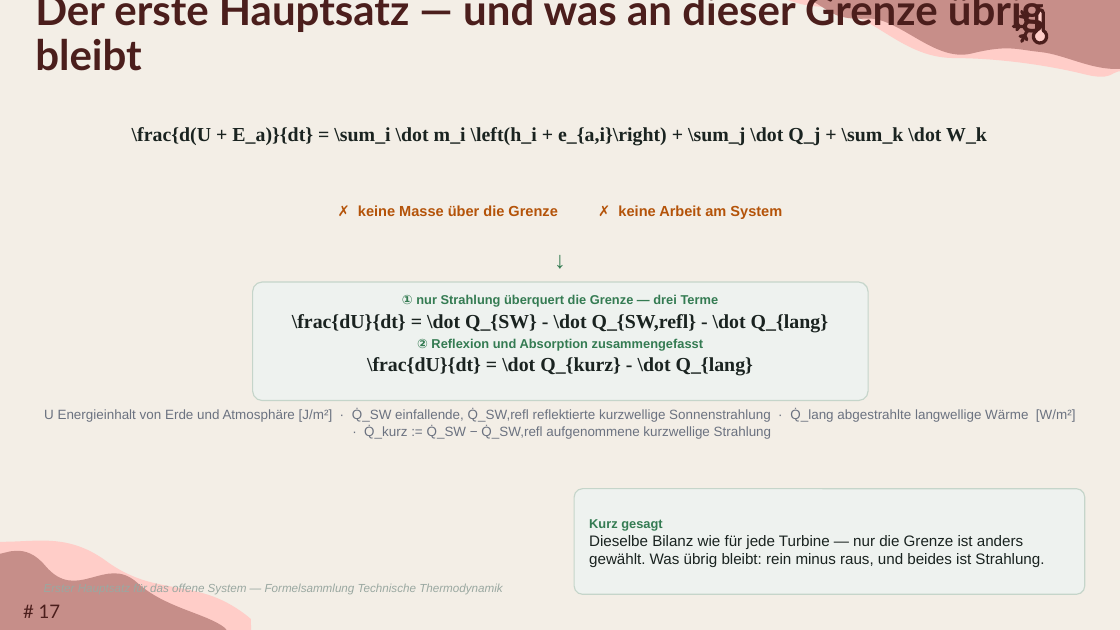
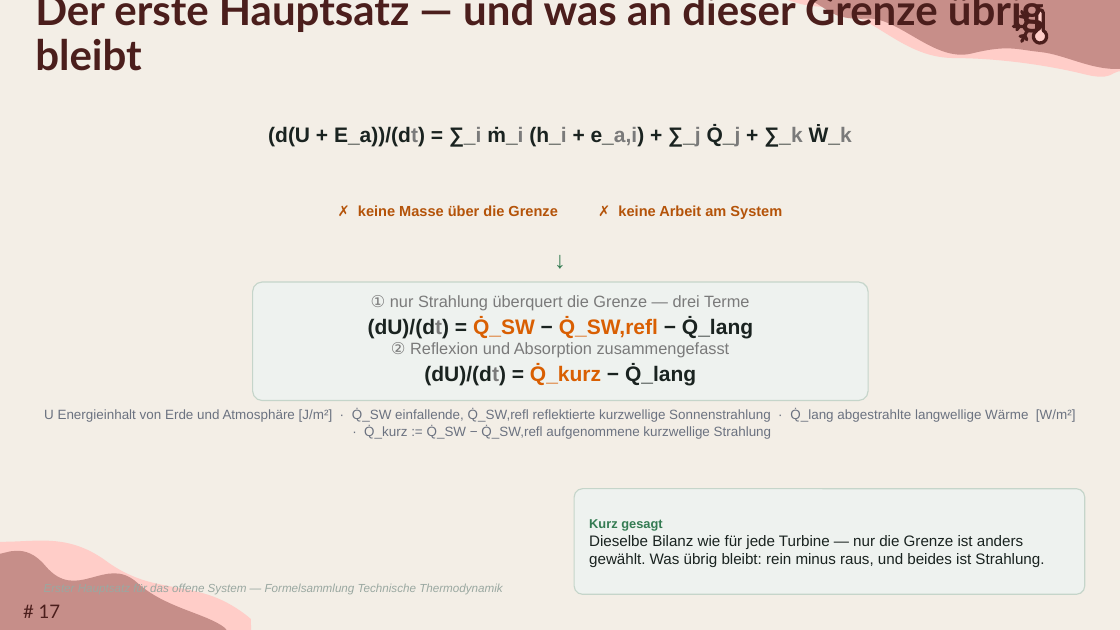
Before and after one commit to TimoDiepers/woodway, a slide deck: slide 17 of docs/slides/dissvortrag.pptx. Drawn at 1120x630 pixels with LibreOffice and Linux fonts; fonts in the diff are those of the drawing; background and template pictures are left out. Boxes give left, top, right and bottom in pixels: in the first picture for what was removed or moved away, otherwise in the second. Text is boxed around its words. In the diff, an @@ line names an element or a change of style, - is before the commit and + after.

Commit message:
feat(slides): real PowerPoint equations with a colour code per symbol
The formulas on slides 7-10, 12, 13, 17, 18 and 24 were LaTeX *source* shown
as plain text -- "\\dot m_{Stör}(t) = p_{Stör}(T)\\, m(t)" appeared literally
on the slide. They are now native OMML equations, built by nbs.omml from an
expression tree rather than typed as XML.

Getting there needed two structural facts that are not guessable and cost a
failed attempt each. PowerPoint nests a display equation as
a:p > a14:m > m:oMathPara > m:oMath -- omit the a14:m wrapper and the file
still saves and no renderer shows anything. And the whole shape is wrapped in
mc:AlternateContent: mc:Choice holds the math, mc:Fallback a plain-text copy,
and everything that is not PowerPoint displays the fallback. That is also why
python-pptx never saw these shapes: they sit inside AlternateContent, out of
reach of slide.shapes. Both branches are now written, so the equations render
as math in PowerPoint and as coloured text everywhere else.

The colour code is the point of the exercise. Each run carries its own
a:srgbClr, which is how PowerPoint stores per-symbol colour, so a symbol can
be recognised across slides and against the figures:

  green #1b7837  carbon channel   (= nbs.plots.C_CARBON, the CO2 curve)
  orange #d95f02 albedo channel   (= nbs.plots.C_ALBEDO, the albedo curve)
  red #b2182b    disturbance and risk
  dark #1a2320   balance and climate response -- the net

The equations PowerPoint already held (slides 11, 14, 21, 22) are recoloured
to the same code rather than rebuilt. Slides 7-10 are the exception: they
already colour their four numbered processes, and the balance terms now
follow those local colours instead, so each term matches its own icon. Those
four values are read out of the slides, not invented.

Slide 11 carries the key, next to where the dot notation is explained
already, and a new backup slide lists every symbol with its colour.

```diff
--- a/docs/slides/dissvortrag.pptx
+++ b/docs/slides/dissvortrag.pptx
@@ text at [268,126,852,147]: text changed; size 17 to 18 pt; font Times New Roman to Arial @@
-\frac{d(U + E_a)}{dt} = \sum_i \dot m_i \left(h_i + e_{a,i}\right) + \sum_j \dot Q_j + \sum_k \dot W_k
+(d(U + E_a))/(dt) = ∑_i ṁ_i (h_i + e_a,i) + ∑_j Q̇_j + ∑_k Ẇ_k
@@ text at [371,295,749,358]: size 11 to 14 pt, text colour #347B52 to #7A7A7A, bold off in "① nur Strahlung überquert die Grenze — ...", "② Reflexion und Absorption zusammengefasst"; less space between paragraphs @@
@@ text at [368,317,753,338]: text changed; size 17 to 18 pt; font Times New Roman to Arial @@
-\frac{dU}{dt} = \dot Q_{SW} - \dot Q_{SW,refl} - \dot Q_{lang}
+(dU)/(dt) = Q̇_SW − Q̇_SW,refl − Q̇_lang
@@ text at [424,364,696,385]: text changed; size 17 to 18 pt; font Times New Roman to Arial @@
-\frac{dU}{dt} = \dot Q_{kurz} - \dot Q_{lang}
+(dU)/(dt) = Q̇_kurz − Q̇_lang
```
Also in this commit, not shown: 9 other slides changed, 1 slide added, 4 other files.
